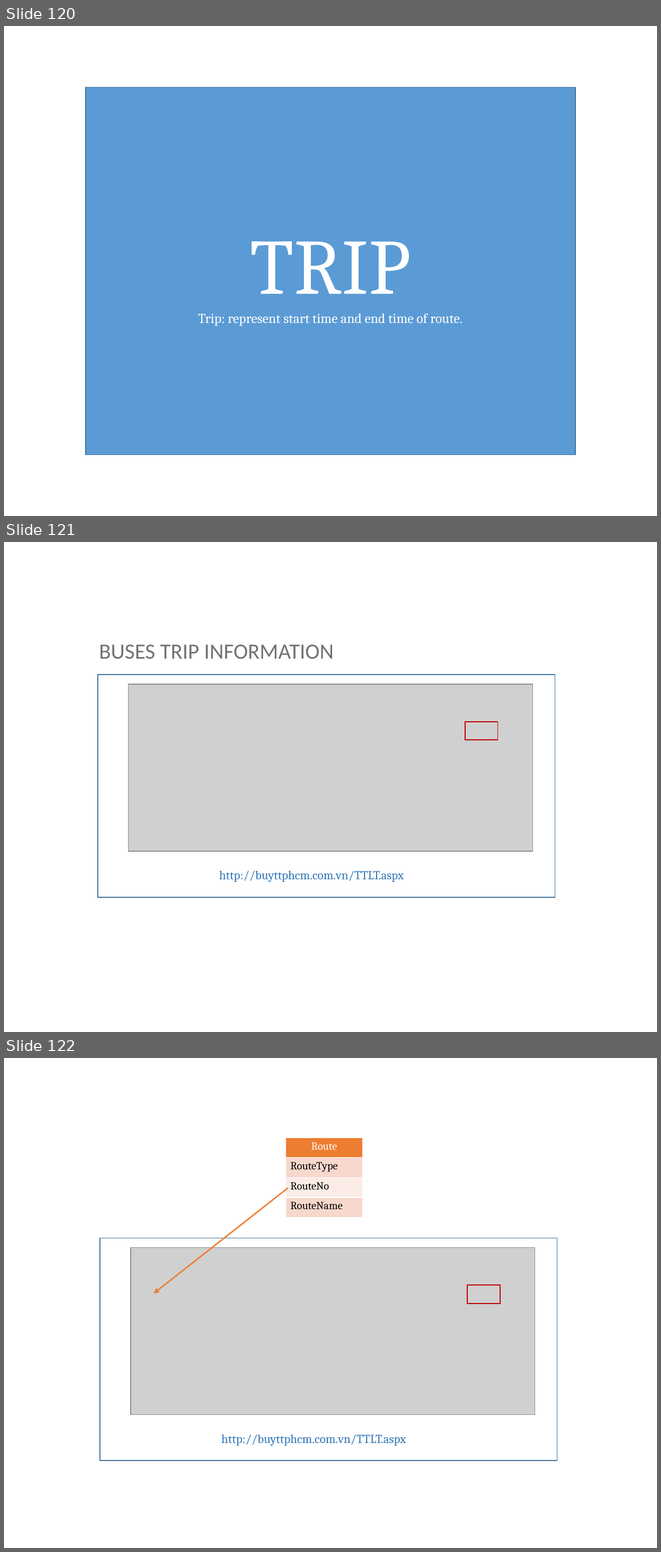
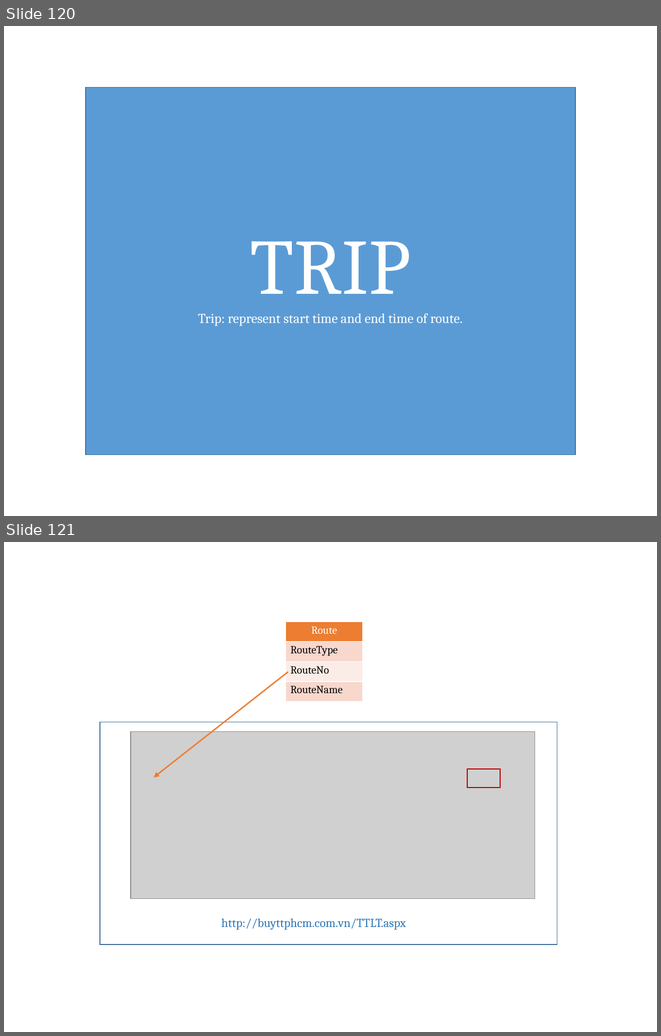
Before and after one commit to hqt/street-router, a slide deck: Document/presentation/full presentation.pptx. Shown one above the other, each under a label of ours: slides 120, 121 and 122 before the commit, slides 120 and 121 after it. The pictures are 661x1552 and 661x1036 pixels, drawn with LibreOffice and Linux fonts; fonts in the diff are those of the drawing; grey boxes stand for pictures. Boxes give left, top, right and bottom in pixels: in the first picture for what was removed or moved away, otherwise in the second. Text is boxed around its words. In the diff, an @@ line names an element or a change of style, - is before the commit and + after.

```diff
--- a/Document/presentation/full presentation.pptx
+++ b/Document/presentation/full presentation.pptx
@@ slide 121 removed at bbox=[4, 542, 657, 1032], background #FFFFFF @@
@@ text removed at bbox=[99, 644, 334, 659] @@
-BUSES TRIP INFORMATION
@@ rectangle removed at bbox=[98, 674, 555, 897] @@
@@ picture removed at bbox=[129, 684, 533, 851] @@
@@ rectangle removed at bbox=[465, 722, 497, 740] @@
@@ text removed at bbox=[219, 871, 404, 882] @@
-http://buyttphcm.com.vn/TTLT.aspx
@@ what was slide 122 is now slide 121 @@
```
